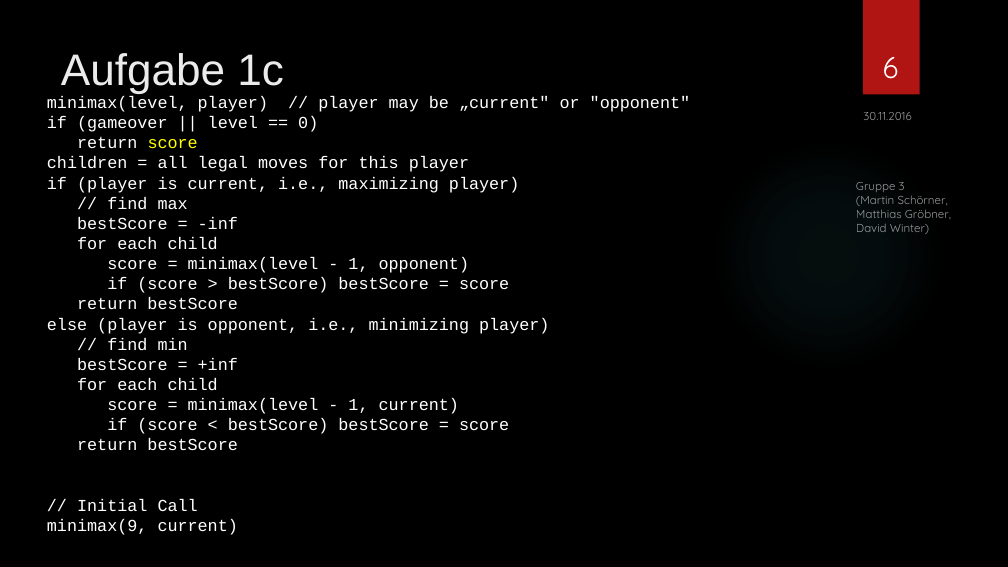
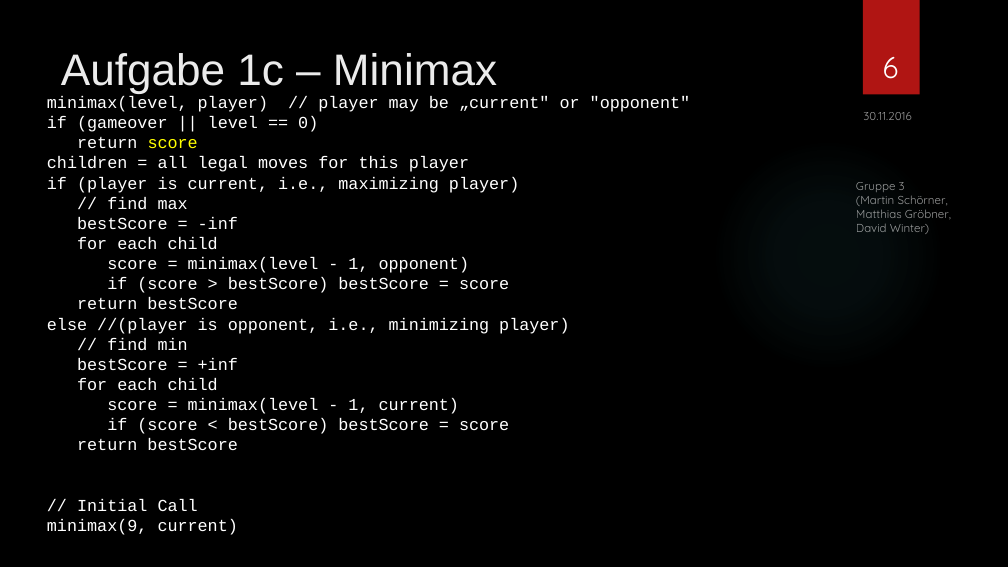
Before and after one commit to SOAS-Uni-Augsburg/ws16-17-group-03, a slide deck: slide 6 of Blatt-06/Präsentation.pptx. Drawn at 1008x567 pixels with LibreOffice and Linux fonts; fonts in the diff are those of the drawing; background and template pictures are left out. Boxes give left, top, right and bottom in pixels: in the first picture for what was removed or moved away, otherwise in the second. Text is boxed around its words. In the diff, an @@ line names an element or a change of style, - is before the commit and + after.

```diff
--- a/Blatt-06/Präsentation.pptx
+++ b/Blatt-06/Präsentation.pptx
@@ title at <box>61,53,497,93</box>: text changed @@
-Aufgabe 1c
+Aufgabe 1c – Minimax
@@ text at <box>47,318,569,334</box>: text changed @@
-else (player is opponent, i.e., minimizing player)
+else //(player is opponent, i.e., minimizing player)
```
Also in this commit, not shown: 8 other slides changed, 1 slide added, 1 slide removed.
